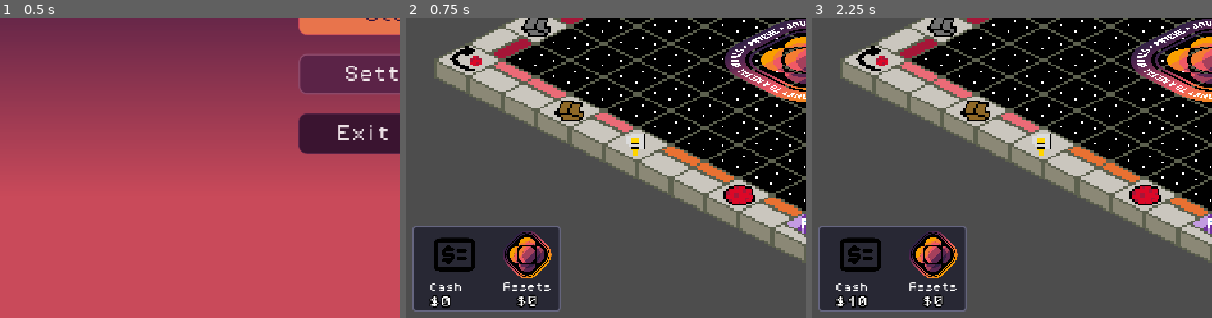
Above: before the commit, frames 1-3 (left to right).
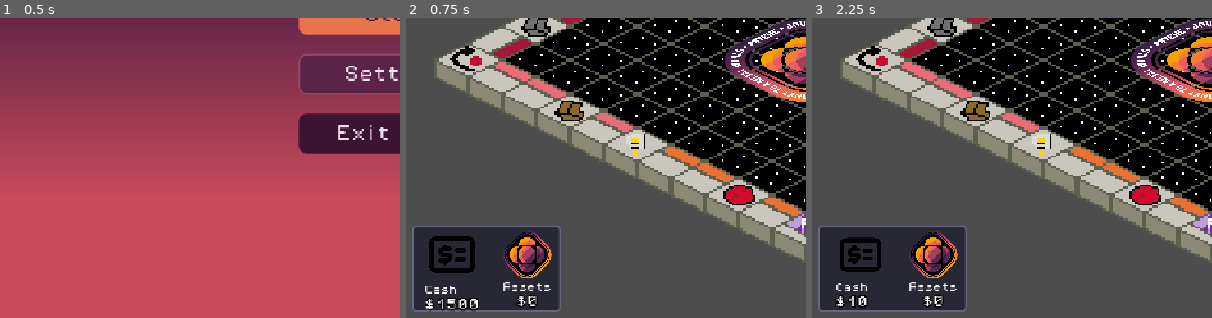
Above: after the commit, the same moments.

Repository: MissionToPsyche-Platinum/platinum_24d_game_psycheopoly-psb
Game: Godot game, scene res://scenes/StartMenu.tscn
The game is run twice, just before and just after one commit, with the same random seed, the same clock (stepped at 60 frames per second) and the same inputs.
Inputs (mouse positions are % of the whole screen's width and height, from its top left):
- Up to frame 1 (0.5 s): no input
- Up to frame 2 (0.75 s): click "Start" at 0.5 s
- Up to frame 3 (2.25 s): click "Roll" at 1.25 s; tap Enter at 2 s; move the mouse to (72, 45) at 2.02 s; tap C at 2.1 s; click (72, 45) at 2.17 s
The pictures show only the part of the screen within x 0-50%, y 50-100%; the shares and areas given below are measured in that part.

Frame 1 is identical in both runs. In frame 2, 1.2% of the frame differs, in the area x 4-19%, y 72-98%; in frame 3, nothing differs.

Commit message:
Implemented Purchase Property
Added signals to gamestate for other methods to use which cause rent to be paid and ownership to be transfered. Some of the changes to space action popup are temporary and are waiting on that class to support multiple players.

Diff:
--- a/scripts/core/game_state.gd
+++ b/scripts/core/game_state.gd
@@ -22,6 +22,13 @@
 ## Emitted when a player's money changes (MoneyHUD should listen to this).
 signal player_money_updated(player)
 
+# ------------------------------------------------------------------------------
+# Signals to be called from space action popup
+# ------------------------------------------------------------------------------
+signal pay_rent(property, player)
+
+signal purchase_property(property, player)
+
 
 # ------------------------------------------------------------------------------
 # Global difficulty (used by StartMenu.gd)
@@ -44,6 +51,10 @@
 
 
 func _ready() -> void:
+	# connect signals
+	pay_rent.connect(_pay_rent)
+	purchase_property.connect(_purchase_property)
+
 	_setup_board()
 	_setup_players()
 
@@ -66,19 +77,30 @@
 	property._player_owner = player
 
 
+## Purchases a property - called by the purchase property signal
+func _purchase_property(property: Ownable, player: int) -> void:
+	if (property._is_owned):
+		_purchase_owned_property(property, player, property._player_owner, property._initial_price) # currently we assume that the pruchase price is the same as the default, though this will not always be the case
+	else:
+		_purchase_unowned_property(property, player, property._initial_price)
+
+
 ## Purchases an unowned property - deducts balance and transfers ownership
 func _purchase_unowned_property(property: Ownable, player: int, purchase_price: int) -> void:
 	players[player].balance -= purchase_price
+	player_money_updated.emit(players[player])
 	_transfer_property(property, player)
 
 
 ## Purchases an owned property - handles money transfer between players
 func _purchase_owned_property(property: Ownable, buyer: int, seller: int, purchase_price: int) -> void:
 	players[buyer].balance -= purchase_price
+	player_money_updated.emit(players[buyer])
 	players[seller].balance += purchase_price
+	player_money_updated.emit(players[seller])
 	_transfer_property(property, buyer)
 
-func _payRent(property: Ownable, player:int) ->void:
+func _pay_rent(property: Ownable, player:int) ->void:
 	var rent = 0
 	match property.get_script().get_global_name():
 		"property_space":
--- a/scripts/ui/money_hud.gd
+++ b/scripts/ui/money_hud.gd
@@ -70,6 +70,7 @@
 		push_warning("GameState autoload not found. " +
 					 "HUD will only update if set_cash/set_assets are called manually.")
 
+	GameState.player_money_updated.emit(GameState.players[0]) # update the starting balance of the first player
 
 # ---------------------------------------------------------------------------
 #  other scripts should be able  call these directly if we want
@@ -111,8 +112,8 @@
 			assets = int(player["assets_value"])
 	else:
 		# Node/Resource-style player data
-		if "cash" in player:
-			cash = int(player.cash)
+		if "balance" in player:
+			cash = int(player.balance)
 		elif player.has_method("get_cash"):
 			cash = int(player.get_cash())
 
--- a/scripts/ui/space_action_popup.gd
+++ b/scripts/ui/space_action_popup.gd
@@ -136,10 +136,12 @@
 
 func _on_purchase_pressed() -> void:
 	purchase_pressed.emit(current_space_num)
+	GameState.purchase_property.emit(GameState.board[current_space_num], 0) # 0 is temporary, replace with whatever player is currently making the decision
 	hide_popup()
 
 func _on_pay_pressed() -> void:
 	pay_pressed.emit(current_space_num)
+	GameState.pay_rent.emit(GameState.board[current_space_num], 0) # 0 is again temporary, replace with whatever player is currently making the decision
 	hide_popup()
 
 func _on_draw_pressed() -> void:
